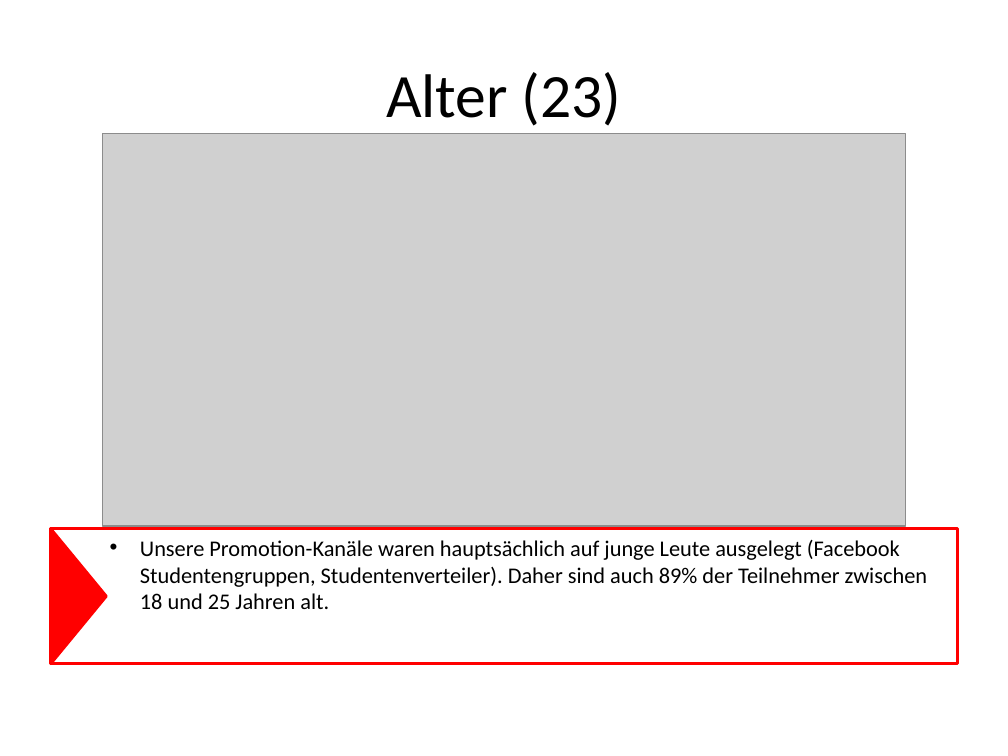
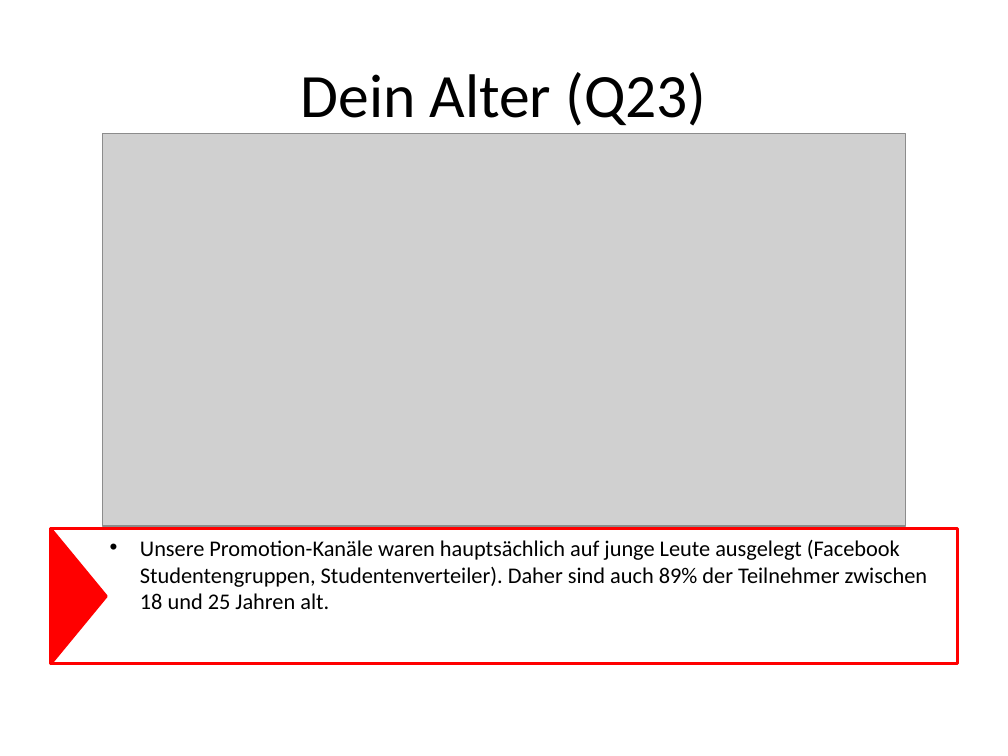
Before and after one commit to Roba1993/Happy-Hour, a slide deck: slide 4 of documents/marketing/Marketing Analyse von Umfrage 1 (5.5).pptx. Drawn at 1008x756 pixels with LibreOffice and Linux fonts; fonts in the diff are those of the drawing; grey boxes stand for pictures. Boxes give left, top, right and bottom in pixels: in the first picture for what was removed or moved away, otherwise in the second. Text is boxed around its words. In the diff, an @@ line names an element or a change of style, - is before the commit and + after.

```diff
--- a/documents/marketing/Marketing Analyse von Umfrage 1 (5.5).pptx
+++ b/documents/marketing/Marketing Analyse von Umfrage 1 (5.5).pptx
@@ title at [301,72,706,126]: text changed @@
-Alter (23)
+Dein Alter (Q23)
```
Also in this commit, not shown: 4 other slides changed.
